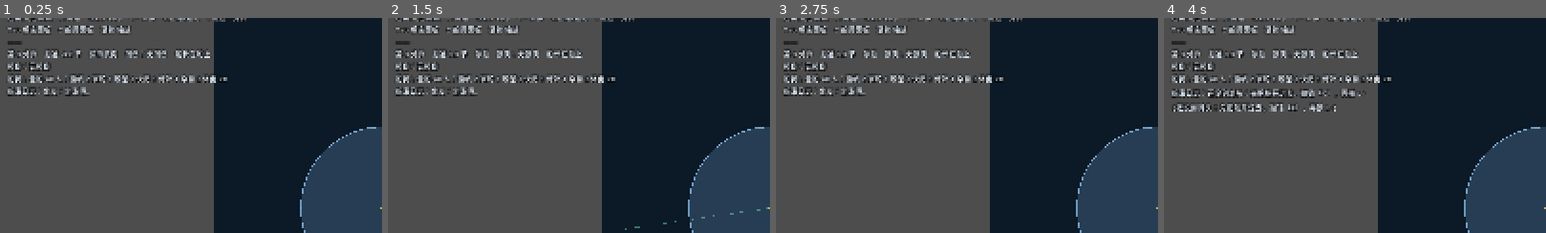
Above: before the commit, frames 1-4 (left to right).
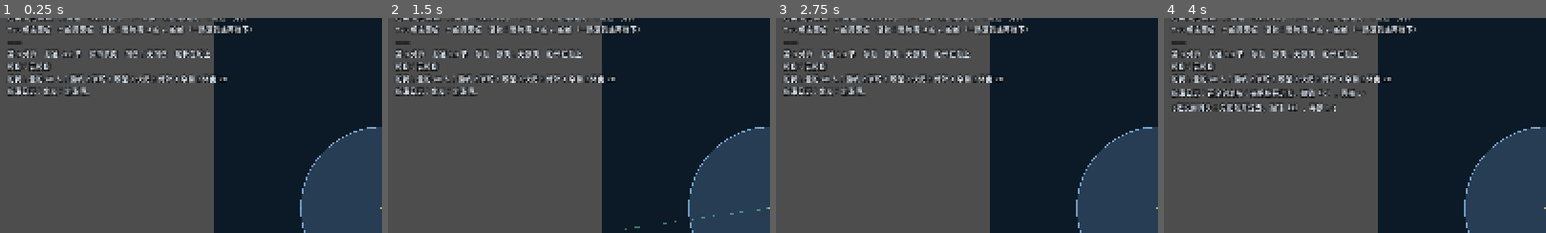
Above: after the commit, the same moments.

Repository: llllllllllllllIIIIIII/ocean-s-king
Game: Godot game, scene res://scenes/sea_debug.tscn
Two runs of this game, one before a commit and one after it. Both use one fixed random seed, a clock stepped at 60 frames per second and the inputs below. This scene is started directly instead of the project's main scene.
Inputs (mouse positions are % of the whole screen's width and height, from its top left):
- Up to frame 1 (0.25 s): no input
- Up to frame 2 (1.5 s): tap Enter at 0.5 s; move the mouse to (72, 45) at 0.52 s; hold Right 0.53-1.25 s; tap X at 0.6 s; click (72, 45) at 0.67 s; tap Space at 0.77, 1.25 s; drag from (30, 55) to (45, 70) at 1.27 s
- Up to frame 3 (2.75 s): tap Enter at 2 s; move the mouse to (60, 28) at 2.02 s; hold Right from 2.03 s (still down); tap 2 at 2.1 s; click (60, 28) at 2.17 s
- Up to frame 4 (4 s): release Right at 2.75 s; tap Space at 2.75, 3.77 s; drag from (45, 70) to (20, 35) at 2.77 s; tap Enter at 3.5 s; move the mouse to (80, 65) at 3.52 s; hold Left from 3.53 s (still down); tap L at 3.6 s; click (80, 65) at 3.67 s
The pictures show only the part of the screen within x 0-50%, y 6-56%; the shares and areas given below are measured in that part.

The runs differ from the first frame. In frame 1, 0.9% of the frame differs, in the area x 30-66%, y 3-8%; in frame 2, 0.9%; in frame 3, 0.9%; in frame 4, 0.9%.

Commit message:
fix: 海图和船不该是两个割裂的场景 —— 一台相机从整片海连续滚到船舱
用户的原话：船本身就和我前面做的一样，只是加了点地图的功能。之前我把海图做成了独立场景、船在里面退化成占位三角块、船舱也进不去，这是理解错了。现在 sea_debug 的滚轮是一根连续的轴：整片海(0.15) → 海图 → 船(4) → 甲板细节(80 = 40像素/米，和船内调试视图同比例) → 继续向下沉进 L1/L0/L3。用的是同一个 ShipRenderer（px_per_m 决定一米画多少像素），所以甲板、房间、物件、船员一个都不少；拉到船的距离才画船员点与上层虚影。截图 24/25 就是甲板细节与船舱。

Diff:
--- a/scripts/sea_debug.gd
+++ b/scripts/sea_debug.gd
@@ -14,12 +14,21 @@
 
 const PPM := 0.5                  # 每米多少像素（zoom=0.25 时整片海 2000px 宽）
 const SIM_DT := 0.05
+# 一路滚到底的"船内视图"倍率：0.5 × 80 = 40 像素/米，正好等于船内调试视图的比例。
+# 也就是说这个场景的相机是**连续的**：整片海 → 海图 → 船 → 船舱，同一套东西。
+const SHIP_ZOOM := 80.0
+const LAYER_STEP_ZOOM := 1.6
+
+enum Mode { SEA, LAYER }
 
 var voyage: Voyage
 var _hud: Label
 var _font: Font
 var _cam: Camera2D
 var _zoom := 1.0
+var _mode: Mode = Mode.SEA
+var _layer := 2
+var _layer_order: Array[int] = []
 var _fast_forward := 0.0
 var _picker: LandingPicker
 var _shot_mode := false
@@ -43,6 +52,9 @@
 	add_child(_ship_view)
 	_ship_view.setup()
 	_ship_view.apply_pose(voyage.ship.position_m(), voyage.ship.heading_deg())
+	_layer_order.assign(_ship_view.layers.keys())
+	_layer_order.sort()
+	_layer_order.reverse()              # [3, 2, 1, 0]，下标越大层越低
 	_cam = Camera2D.new()
 	add_child(_cam)
 	_font = _pick_font()
@@ -71,7 +83,11 @@
 
 
 func _update_camera() -> void:
-	if voyage.ashore:
+	if _mode == Mode.LAYER:
+		# 沉进船舱了：相机锁在船体中心（和船内调试视图一样）
+		_cam.position = _ship_view.hull_center_world_px()
+		_cam.zoom = Vector2(_zoom, _zoom)
+	elif voyage.ashore:
 		# 状态 C：相机跟着船长，船离屏
 		_cam.position = voyage.captain_pos * PPM
 		_cam.zoom = Vector2(_zoom * 3.0, _zoom * 3.0)
@@ -88,8 +104,37 @@
 	_ship_view.sail_jib_rad = deg_to_rad(180.0 - float(snap["sail_jib_deg"]))
 	_ship_view.sail_state = int(voyage.orders.sail_level)
 	_ship_view.anchored = voyage.ship.is_anchored()
-	_ship_view.zoom = 1.0
+	_ship_view.layer = _layer
+	_ship_view.show_ghost = _zoom > 20.0        # 拉到能看清船了才画上层虚影
+	_ship_view.draw_sea = _zoom > 20.0          # 近距离时由渲染器画海与网格
+	_ship_view.zoom = _zoom
+	_ship_view.crew_dots = _crew_dots()
 	_ship_view.queue_redraw()
+
+
+func _crew_dots() -> Array:
+	"""只有在看得清船的距离上才画人（海图尺度下那只是几个亚像素的点）。"""
+	var out := []
+	if _zoom < 20.0 or voyage.roster == null:
+		return out
+	for m in voyage.roster.members:
+		if m.at.z != _layer or m.ashore:
+			continue
+		out.append({"x": m.at.x, "y": m.at.y, "color": _job_color(m.job), "key": m.is_key})
+	return out
+
+
+func _job_color(job: String) -> Color:
+	match job:
+		"sail": return Color(0.45, 0.75, 1.0)
+		"helm": return Color(1.0, 0.85, 0.4)
+		"lookout": return Color(0.6, 1.0, 0.6)
+		"cook": return Color(1.0, 0.6, 0.35)
+		"repair": return Color(0.85, 0.85, 0.9)
+		"chores": return Color(0.9, 0.9, 0.6)
+		"eat": return Color(1.0, 0.95, 0.5)
+		"sleep": return Color(0.7, 0.6, 1.0)
+		_: return Color(0.72, 0.74, 0.78)
 
 
 # ------------------------------------------------------------------ 绘制
@@ -182,9 +227,9 @@
 	if event is InputEventMouseButton and event.pressed:
 		var mb := event as InputEventMouseButton
 		if mb.button_index == MOUSE_BUTTON_WHEEL_UP:
-			_zoom = clampf(_zoom * 1.2, 0.15, 8.0)
+			_wheel(-1)
 		elif mb.button_index == MOUSE_BUTTON_WHEEL_DOWN:
-			_zoom = clampf(_zoom / 1.2, 0.15, 8.0)
+			_wheel(1)
 		elif mb.button_index == MOUSE_BUTTON_LEFT:
 			var world := get_viewport().get_canvas_transform().affine_inverse() * mb.position
 			var target := world / PPM
@@ -197,6 +242,30 @@
 	if event is InputEventKey and event.pressed and not event.echo:
 		_key(event as InputEventKey)
 		_update_camera()
+
+
+func _wheel(dir: int) -> void:
+	"""滚轮就是一根轴：整片海 → 海图 → 船 → 穿过甲板沉进船舱。
+
+	这一条是刻意的：玩家不需要在"看船"和"看海"之间切场景 —— 同一套相机，
+	同一艘船，只是拉远拉近。拉到最近还继续向下，就进入船内分层模式。
+	"""
+	if _mode == Mode.LAYER:
+		var idx := _layer_order.find(_layer) + dir
+		if idx < 0:                              # 在最上层继续向上 -> 回到缩放
+			_mode = Mode.SEA
+			_layer = 2
+		else:
+			_layer = _layer_order[clampi(idx, 0, _layer_order.size() - 1)]
+	else:
+		if dir > 0 and _zoom >= SHIP_ZOOM:
+			_mode = Mode.LAYER                   # 拉到最近再向下 -> 沉入船舱
+			_layer = _layer_order[_layer_order.find(_layer) + 1]
+		else:
+			_zoom = clampf(_zoom * (1.2 if dir > 0 else 1.0 / 1.2), 0.15, SHIP_ZOOM)
+	_update_camera()
+	_update_hud()
+	queue_redraw()
 
 
 func _key(k: InputEventKey) -> void:
@@ -310,7 +379,10 @@
 	lines.append("测试海域（%.0f 分钟）%s" % [
 		v.t / 60.0, "　☀ 相机跟着船长" if v.ashore else ""])
 	lines.append("左键 设目标点　X 抛锚　1/2/3 帆档　+/− 人数　L 登陆/返船　. 快进一分钟")
-	lines.append("Tab 帆态面板　C 船员面板　滚轮 缩放")
+	lines.append("Tab 帆态面板　C 船员面板　滚轮：整片海 ⇄ 船 ⇄ 船舱（一路滚到底再往下）")
+	if _mode == Mode.LAYER:
+		lines.append("【船舱视图】L%d %s　高程 %+.0f 米　（向上滚回甲板，到最上层回到海面）" % [
+			_layer, _ship_view.layer_name(_layer), _ship_view.layer_elevation(_layer)])
 	lines.append("——")
 	lines.append(v.describe())
 	lines.append("损伤：%s" % v.ship.describe_damage())
@@ -364,59 +436,72 @@
 		26:
 			_capture("23_ship_close_up")
 		27:
+			_zoom = SHIP_ZOOM                 # 一路滚到底：就是船内调试视图那个比例
+			_warp(5.0)
+		28:
+			_capture("24_deck_in_detail")
+		29:
+			_mode = Mode.LAYER                # 再继续向下：沉进船舱
+			_layer = 1
+			_warp(5.0)
+		30:
+			_capture("25_below_deck")
+		31:
+			_mode = Mode.SEA
+			_layer = 2
 			_zoom = 1.0
-		30:
+		34:
 			# 这条航线正好穿过暗礁 —— 风向突变之后船被压过去，触礁（因果链的中间一环）
 			voyage.orders.set_target_point(Vector2(2800, 1200))
 			_warp(1300.0)
-		36:
-			_capture("24_reef_hit")
-		40:
+		38:
+			_capture("26_reef_hit")
+		42:
 			voyage.orders.set_target_point(Vector2(4520, 3600))
 			_warp(1700.0)
-		44:
+		46:
 			# 截图脚本：把船直接摆到滩头外（航行过程已经在前两格演示过了）
 			voyage.ship.set_pose(Vector2(4520, 3600), 0.0)
 			voyage.orders.anchored = true
 			voyage.orders.set_sail_level(ShipOrders.SailLevel.FURLED)
 			_warp(120.0)
-		48:
-			_capture("25_anchored_off_beach")
 		50:
+			_capture("27_anchored_off_beach")
+		52:
 			# 登陆名单：这一版挂在 CanvasLayer 上（屏幕坐标），不再跟着相机跑
 			_picker.open(voyage.roster)
 			_picker.visible = true
 			_picker.toggle_current()
 			_picker.move(3)
 			_picker.toggle_current()
-		52:
-			_capture("26_landing_picker")
 		54:
+			_capture("28_landing_picker")
+		56:
 			_picker.visible = false
 			var ids := ["piloto", "carpintero", "cirujano", "escribano"]
 			print("[shot] 登陆：%s" % voyage.land(ids, 6))
 			voyage.move_party_to(Vector2(5620, 3320))
 			_warp(240.0)
-		58:
-			_capture("27_ruins")
-		62:
+		60:
+			_capture("29_ruins")
+		64:
 			voyage.move_party_to(Vector2(6080, 3820))
 			_warp(200.0)
-		66:
-			_capture("28_stream")
-		70:
+		68:
+			_capture("30_stream")
+		72:
 			voyage.move_party_to(Vector2(4790, 3600))
 			_warp(260.0)
 			_deliver_reports()
-		74:
-			_capture("29_back_with_reports")
 		76:
+			_capture("31_back_with_reports")
+		78:
 			print("[shot] 报告：%s" % str(voyage.pending_reports))
 			_zoom = 0.35
 			_warp(60.0)
-		80:
-			_capture("30_homeward")
-		86:
+		82:
+			_capture("32_homeward")
+		88:
 			get_tree().quit(0)
 
 
Not shown, changed: docs/07-交接.md
Not shown, changed: docs/11-海域与登陆.md
